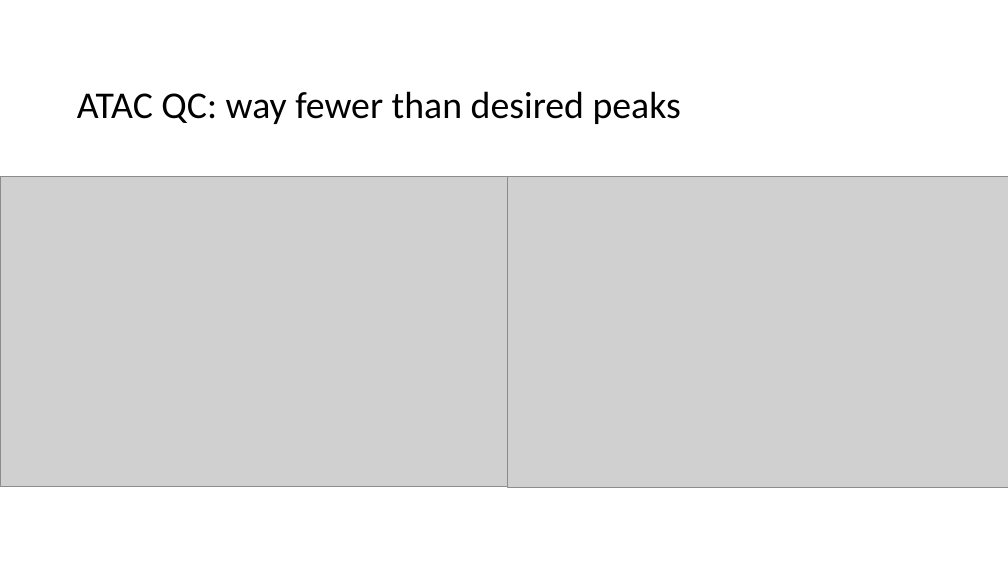
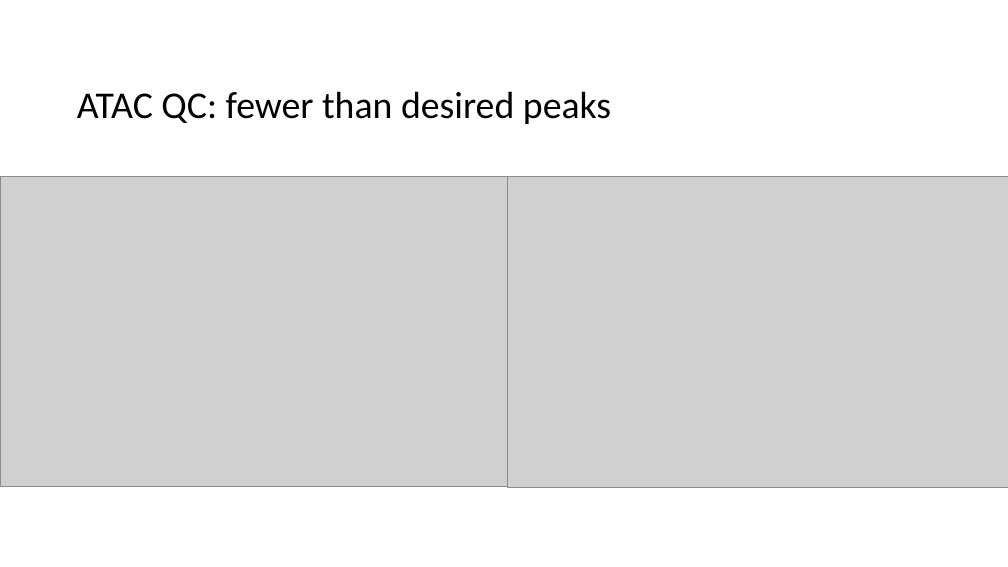
Before and after one commit to tybottorff/bottorffdocs, a slide deck: slide 9 of presentations/weekly_meetings/4_4_24.pptx. Drawn at 1008x567 pixels with LibreOffice and Linux fonts; fonts in the diff are those of the drawing; grey boxes stand for pictures. Boxes give left, top, right and bottom in pixels: in the first picture for what was removed or moved away, otherwise in the second. Text is boxed around its words. In the diff, an @@ line names an element or a change of style, - is before the commit and + after.

```diff
--- a/presentations/weekly_meetings/4_4_24.pptx
+++ b/presentations/weekly_meetings/4_4_24.pptx
@@ title at (77,91,611,124): text changed @@
-ATAC QC: way fewer than desired peaks
+ATAC QC: fewer than desired peaks
```
Also in this commit, not shown: 4 other slides changed.
